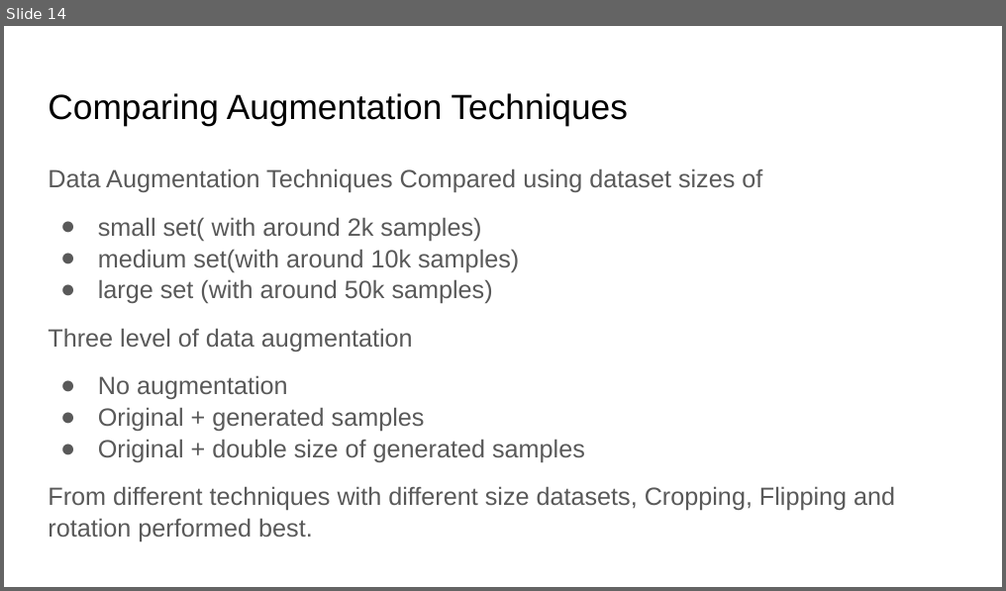
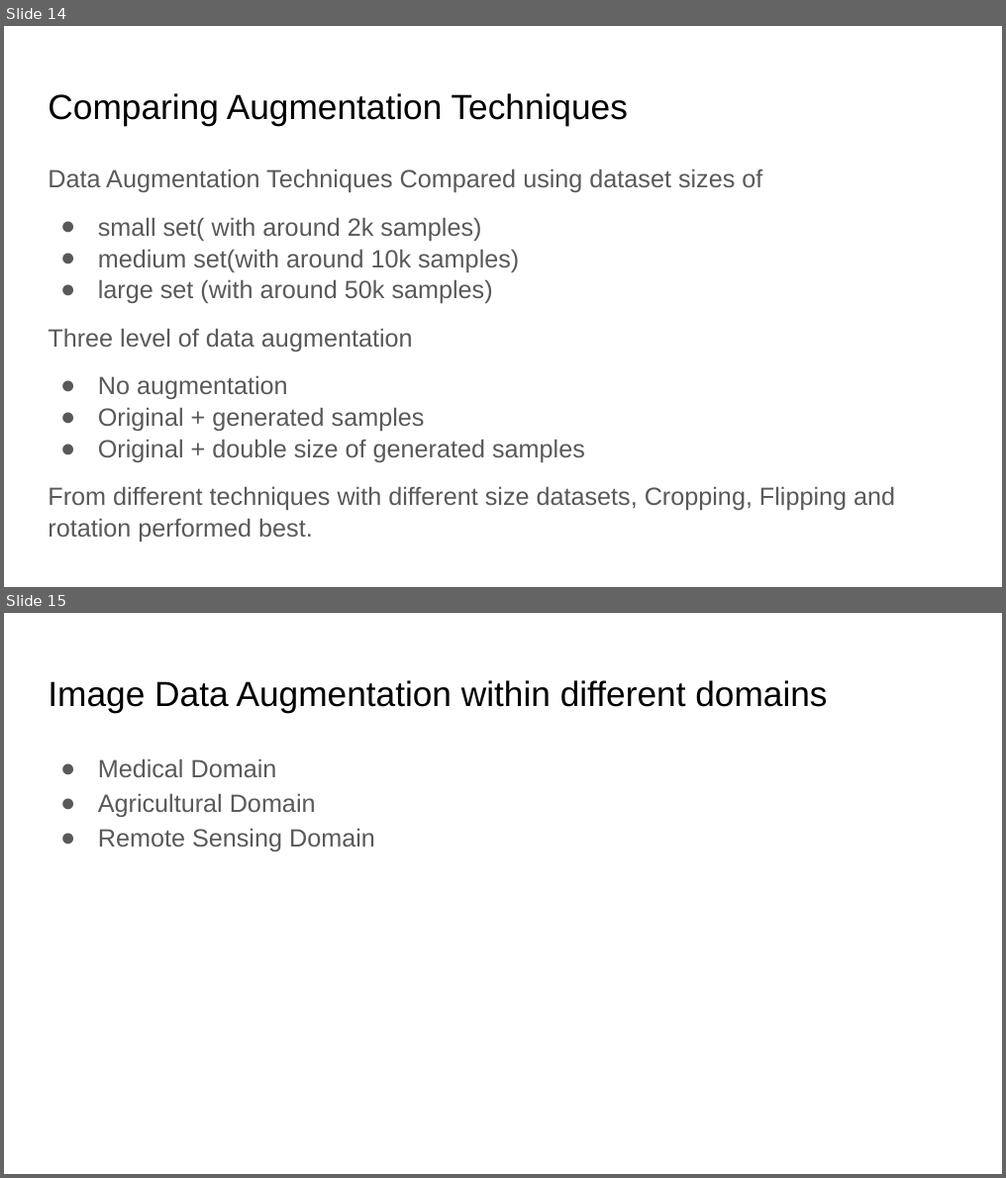
Before and after one commit to harikan23/DeepLearning-Assignments, a slide deck: Short Story Assignment/CMPE258_Short_story_Presentation.pptx. Shown one above the other, each under a label of ours: slide 14 before the commit, slides 14 and 15 after it. The pictures are 1006x591 and 1006x1178 pixels, drawn with LibreOffice and Linux fonts; fonts in the diff are those of the drawing. Boxes give left, top, right and bottom in pixels: in the first picture for what was removed or moved away, otherwise in the second. Text is boxed around its words. In the diff, an @@ line names an element or a change of style, - is before the commit and + after.

```diff
--- a/Short Story Assignment/CMPE258_Short_story_Presentation.pptx
+++ b/Short Story Assignment/CMPE258_Short_story_Presentation.pptx
@@ slide 15 added at (4, 613, 1002, 1174), background #FFFFFF @@
@@ title added at (48, 680, 827, 712), 25.2 pt, text #000000 @@
+Image Data Augmentation within different domains
@@ text added at (98, 759, 375, 852), 18 pt, text #595959 @@
+● Medical Domain
+● Agricultural Domain
+● Remote Sensing Domain
```
Also in this commit, not shown: 2 slides changed, 1 other file.
